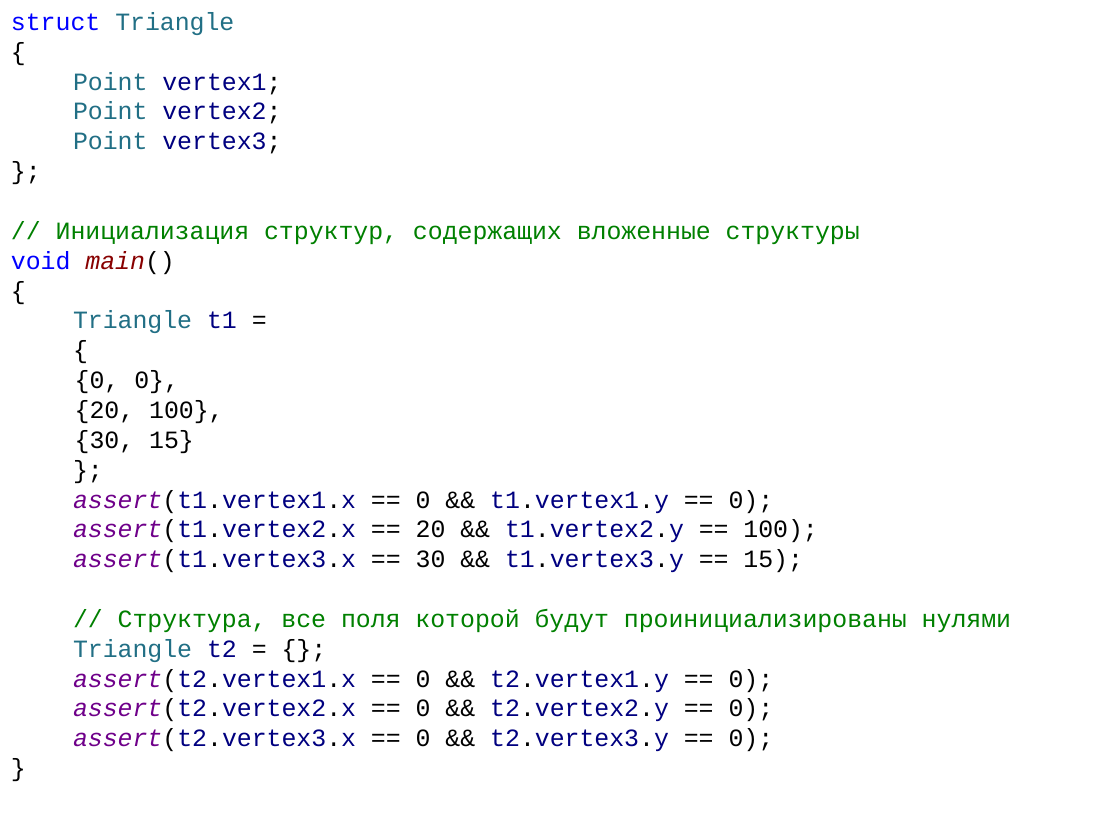
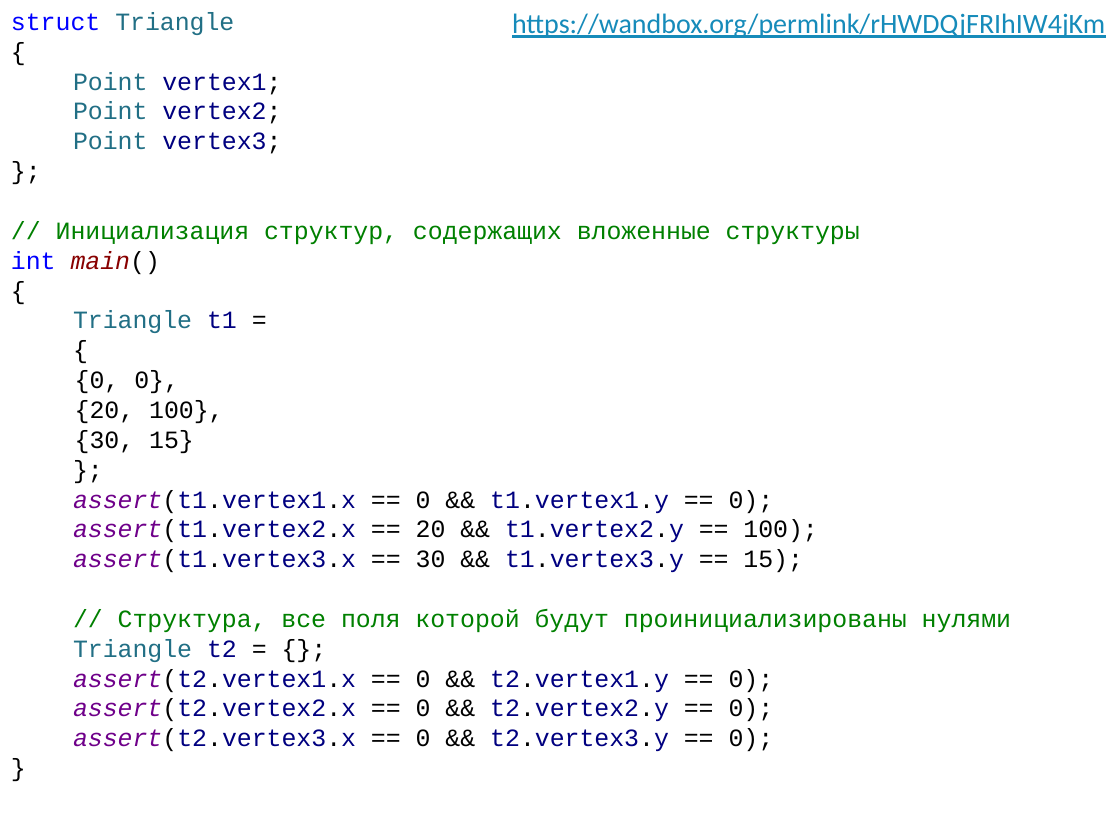
Before and after one commit to alexey-malov/oop, a slide deck: slide 96 of lectures/01/Синтаксис C++.pptx. Drawn at 1120x840 pixels with LibreOffice and Linux fonts; fonts in the diff are those of the drawing. Boxes give left, top, right and bottom in pixels: in the first picture for what was removed or moved away, otherwise in the second. Text is boxed around its words. In the diff, an @@ line names an element or a change of style, - is before the commit and + after.

```diff
--- a/lectures/01/Синтаксис C++.pptx
+++ b/lectures/01/Синтаксис C++.pptx
@@ text added at (x1=512, y1=13, x2=1105, y2=38), 18 pt, text #168BBA, underline @@
+https://wandbox.org/permlink/rHWDQjFRIhIW4jKm
@@ text at (x1=11, y1=251, x2=160, y2=274): text changed; text colour #0000FF to #880000 @@
-void main()
+int main()
```
Also in this commit, not shown: 6 other slides changed.
